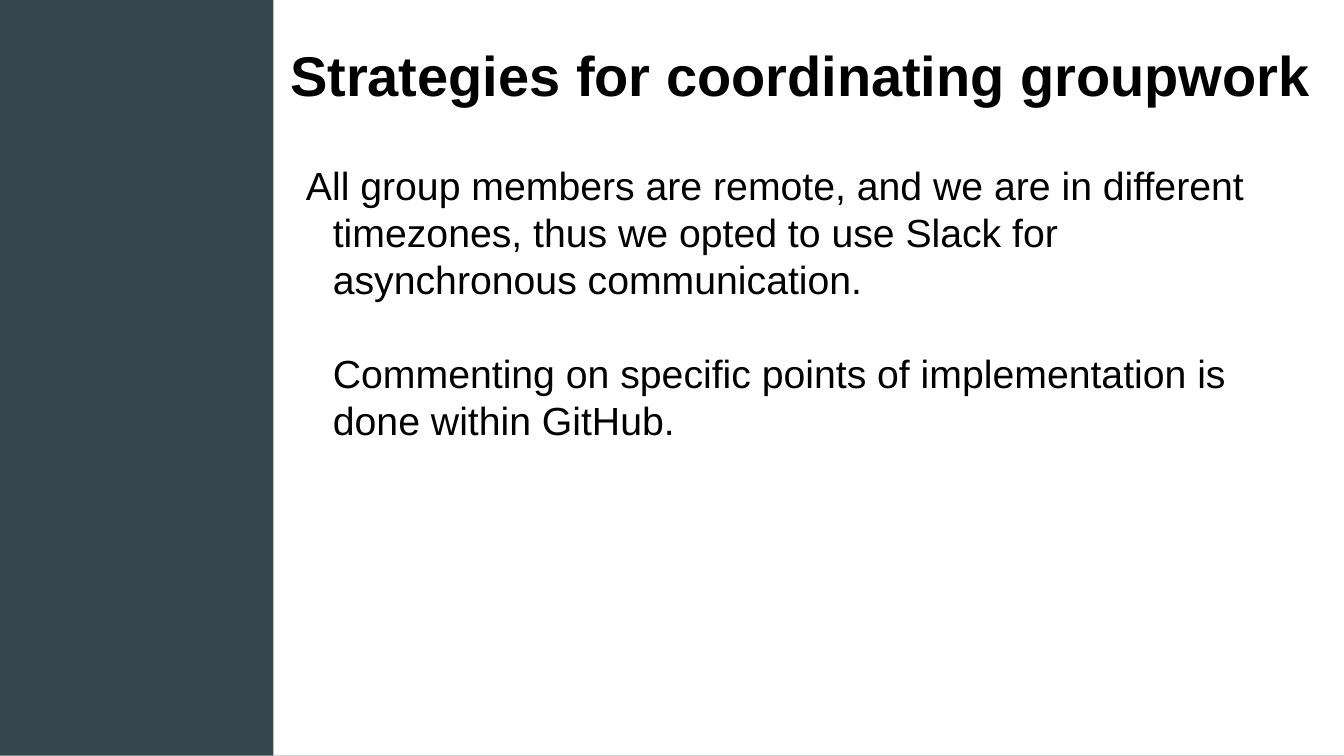
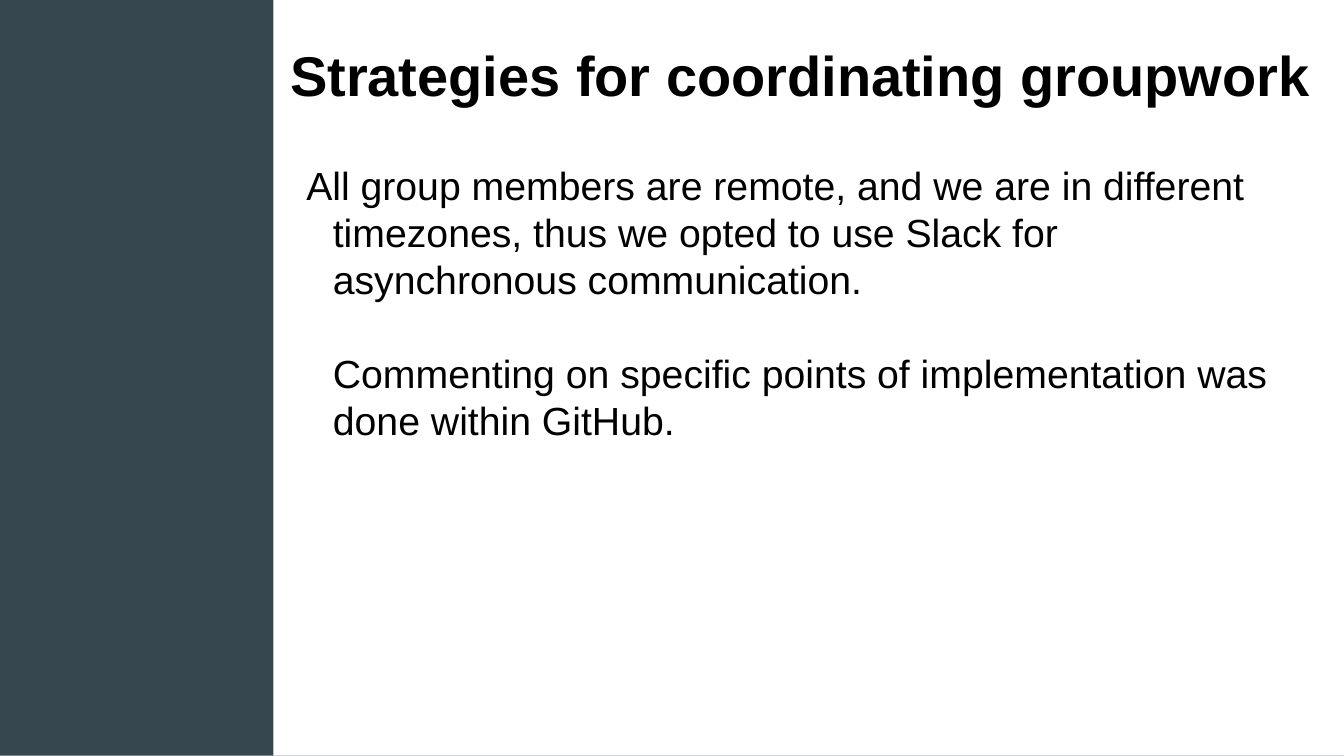
Before and after one commit to austin226/ling573, a slide deck: slide 12 of doc/D2_presentation.ppt. Drawn at 1344x756 pixels with LibreOffice and Linux fonts; fonts in the diff are those of the drawing. Boxes give left, top, right and bottom in pixels: in the first picture for what was removed or moved away, otherwise in the second. Text is boxed around its words. In the diff, an @@ line names an element or a change of style, - is before the commit and + after.

```diff
--- a/doc/D2_presentation.ppt
+++ b/doc/D2_presentation.ppt
@@ text at <box>333,359,1267,436</box>: text changed @@
-Commenting on specific points of implementation is done within GitHub.
+Commenting on specific points of implementation was done within GitHub.
```
Also in this commit, not shown: 3 other slides changed.
